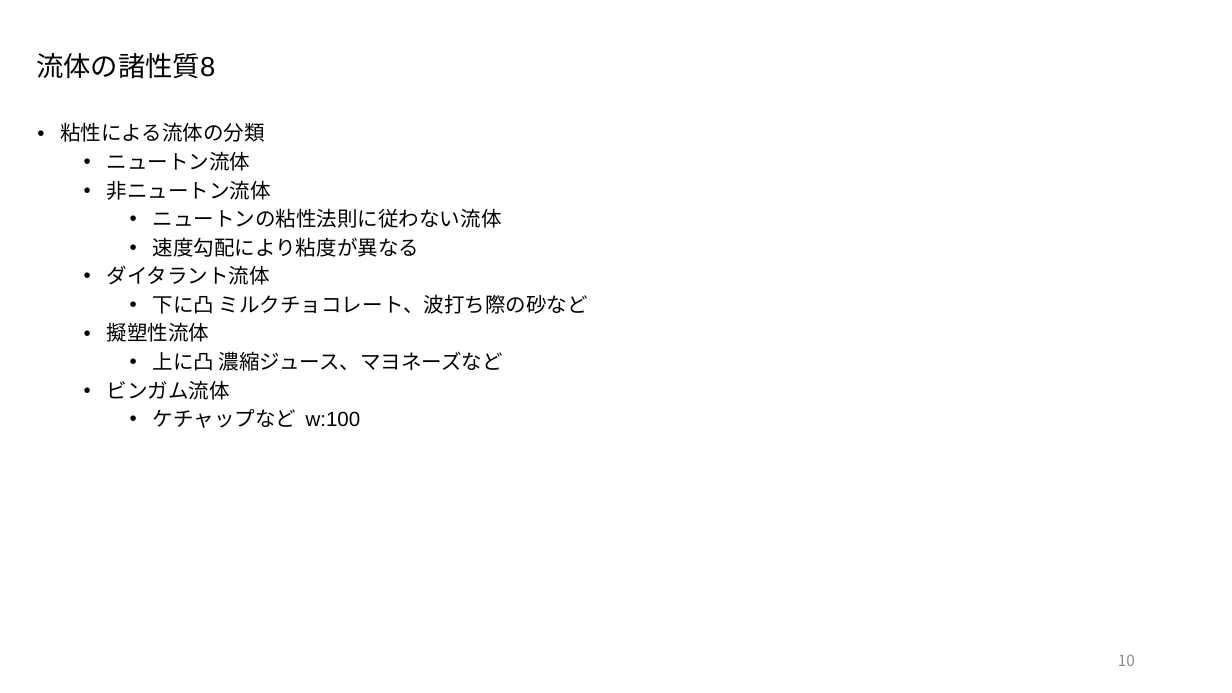
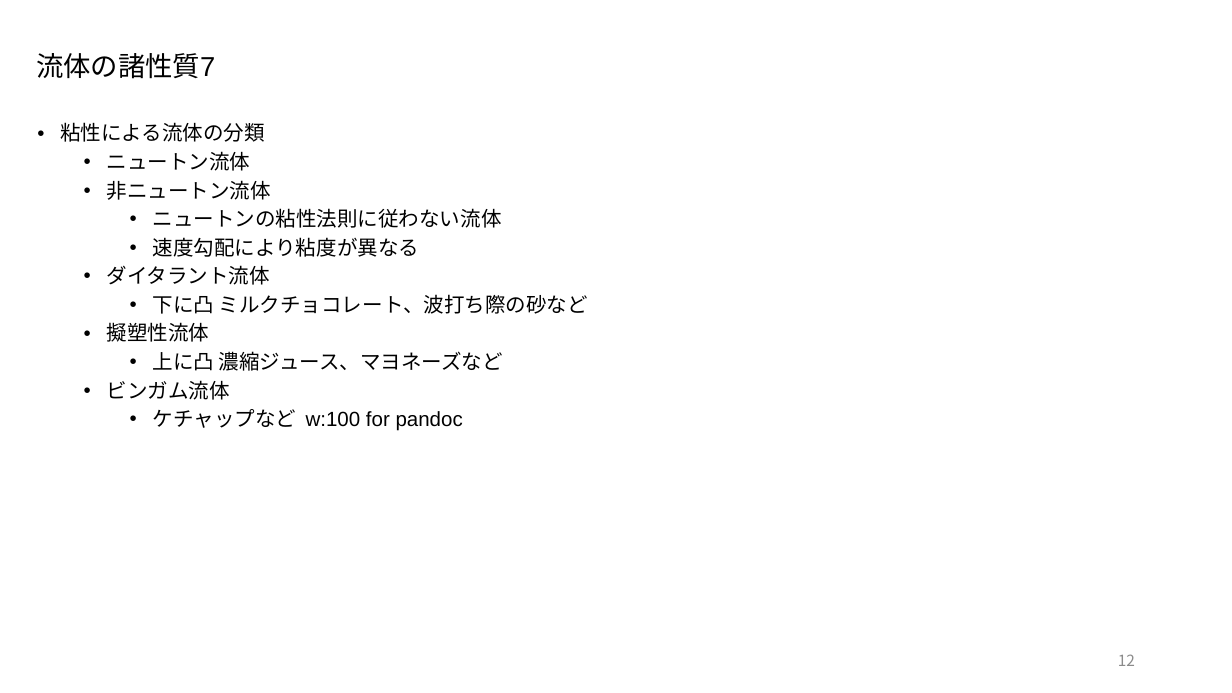
Before and after one commit to akmiccom/markdown_powerpoint, a slide deck: slide 12 of Basics_of_Fluid_Mechanics/Basics_of_Fluid_Mechanics.pptx (slide 10 before the commit). Drawn at 1232x693 pixels with LibreOffice and Linux fonts; fonts in the diff are those of the drawing; background and template pictures are left out. Boxes give left, top, right and bottom in pixels: in the first picture for what was removed or moved away, otherwise in the second. Text is boxed around its words. In the diff, an @@ line names an element or a change of style, - is before the commit and + after.

```diff
--- a/Basics_of_Fluid_Mechanics/Basics_of_Fluid_Mechanics.pptx
+++ b/Basics_of_Fluid_Mechanics/Basics_of_Fluid_Mechanics.pptx
@@ title at (x1=36, y1=53, x2=215, y2=79): text changed @@
-流体の諸性質8
+流体の諸性質7
@@ text at (x1=153, y1=409, x2=463, y2=431): text changed @@
-    • ケチャップなど w:100
+    • ケチャップなど w:100 for pandoc
@@ page number at (x1=1118, y1=654, x2=1135, y2=666): text changed @@
-10
+12
```
Also in this commit, not shown: 5 other slides changed, 13 slides added, 7 other files.
